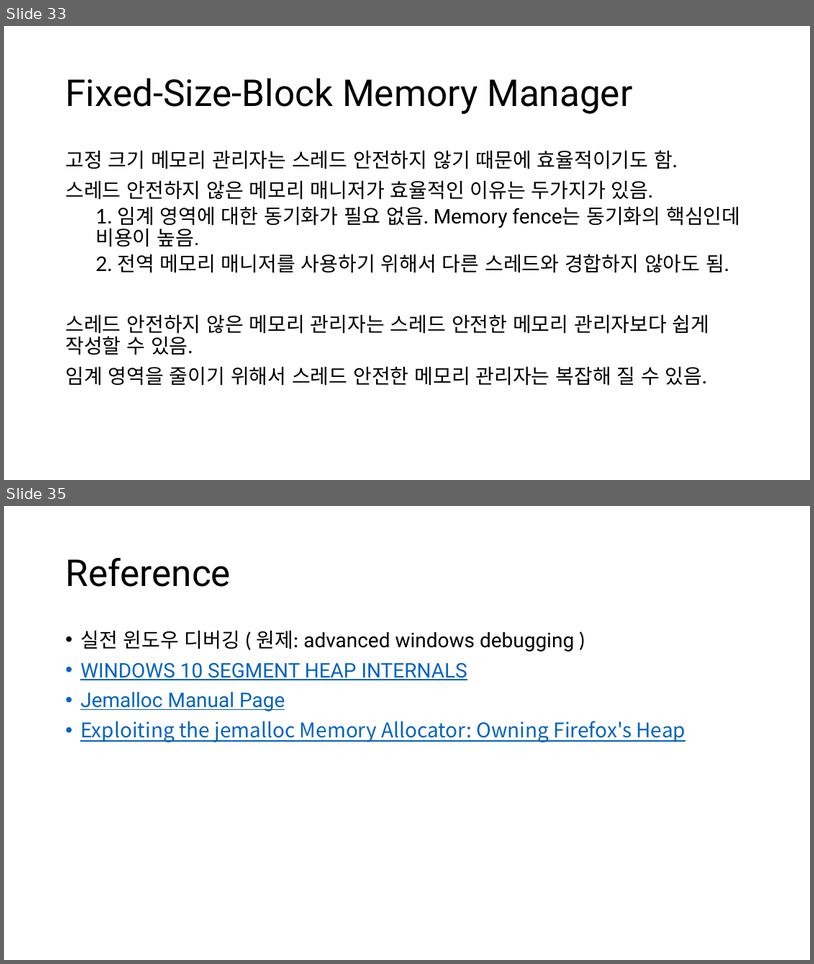
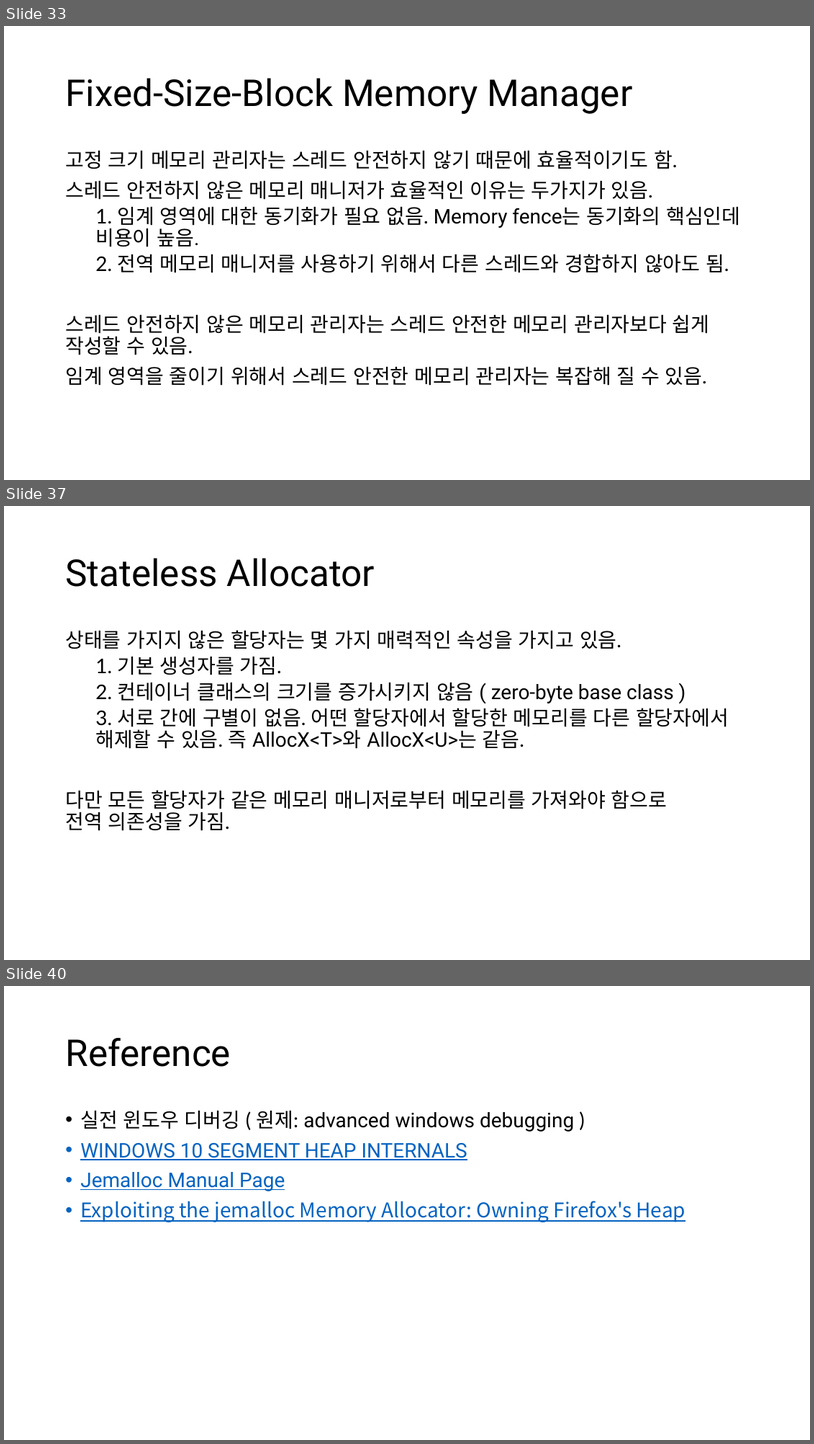
Before and after one commit to CppKorea/OptimizedCppStudy, a slide deck: 13th Study/Optimized C++ Study - Chapter 13, Optimize Memory Management.pptx. Shown one above the other, each under a label of ours: slides 33 and 35 before the commit, slides 33, 37 and 40 after it; the slides between them are not shown. The pictures are 814x964 and 814x1444 pixels, drawn with LibreOffice and Linux fonts; fonts in the diff are those of the drawing. Boxes give left, top, right and bottom in pixels: in the first picture for what was removed or moved away, otherwise in the second. Text is boxed around its words. In the diff, an @@ line names an element or a change of style, - is before the commit and + after.

```diff
--- a/13th Study/Optimized C++ Study - Chapter 13, Optimize Memory Management.pptx
+++ b/13th Study/Optimized C++ Study - Chapter 13, Optimize Memory Management.pptx
@@ slide 37 added at bbox=[4, 506, 810, 960], background #FFFFFF @@
@@ title added at bbox=[65, 558, 375, 587], 44 pt, text #000000 @@
+Stateless Allocator
@@ text added at bbox=[65, 630, 729, 831], 24 pt, text #000000 @@
+상태를 가지지 않은 할당자는 몇 가지 매력적인 속성을 가지고 있음.
+  1. 기본 생성자를 가짐.
+  2. 컨테이너 클래스의 크기를 증가시키지 않음 ( zero-byte base class )
+  3. 서로 간에 구별이 없음. 어떤 할당자에서 할당한 메모리를 다른 할당자에서 해제할 수 있음. 즉 AllocX<T>와 AllocX<U>는 같음.
+다만 모든 할당자가 같은 메모리 매니저로부터 메모리를 가져와야 함으로
+전역 의존성을 가짐.
@@ what was slide 35 is now slide 40 @@
```
Also in this commit, not shown: 7 slides changed, 4 other slides added.
